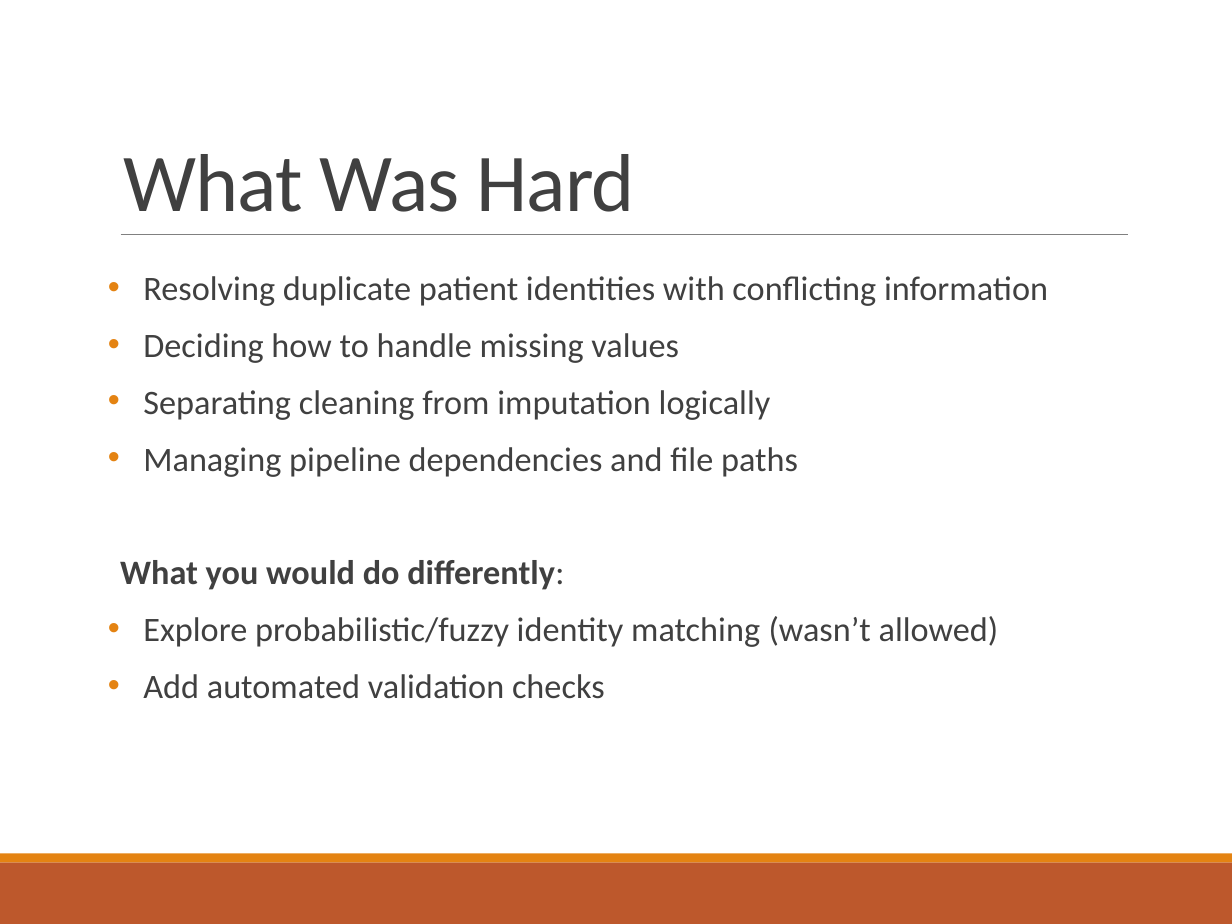
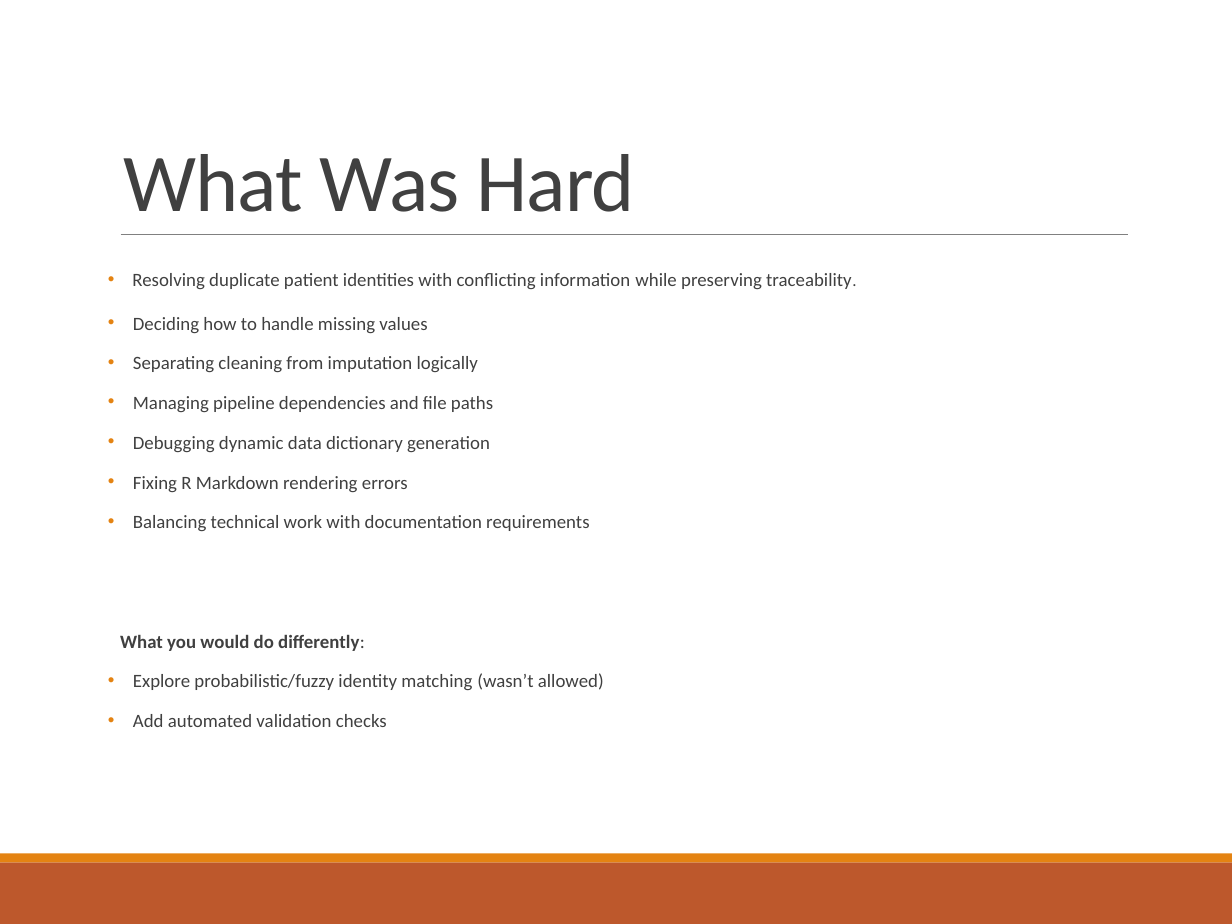
Before and after one commit to TynishaN/healthcare_cleaning_pipeline, a slide deck: slide 11 of presentation/healthcare_pipeline_presentation.pptx (slide 16 before the commit). Drawn at 1232x924 pixels with LibreOffice and Linux fonts; fonts in the diff are those of the drawing. Boxes give left, top, right and bottom in pixels: in the first picture for what was removed or moved away, otherwise in the second. Text is boxed around its words. In the diff, an @@ line names an element or a change of style, - is before the commit and + after.

```diff
--- a/presentation/healthcare_pipeline_presentation.pptx
+++ b/presentation/healthcare_pipeline_presentation.pptx
@@ text at box(132, 273, 852, 289): text changed; size 20 to 11 pt @@
-• Resolving duplicate patient identities with conflicting information
+  • Resolving duplicate patient identities with conflicting information while preserving traceability.
@@ text at box(120, 317, 604, 727): size 20 to 11 pt in "Deciding how to handle missing values", "Separating cleaning from imputation logically", "Managing pipeline dependencies and file paths", "What you would do differently:" and 2 more places; line spacing 0.8 to 0.7 @@
@@ text at box(133, 436, 589, 531): paragraphs added @@
+• Debugging dynamic data dictionary generation
+• Fixing R Markdown rendering errors
+• Balancing technical work with documentation requirements
```
Also in this commit, not shown: 11 other slides changed, 5 slides removed, 6 other files.
